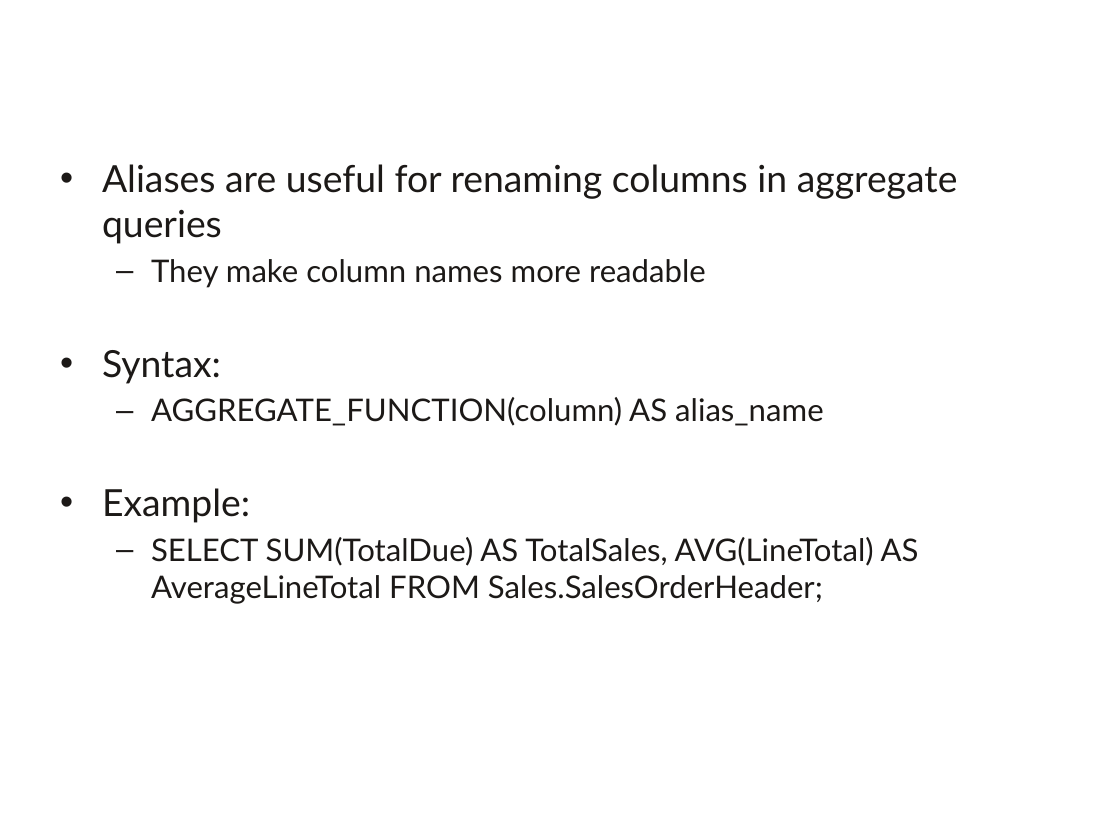
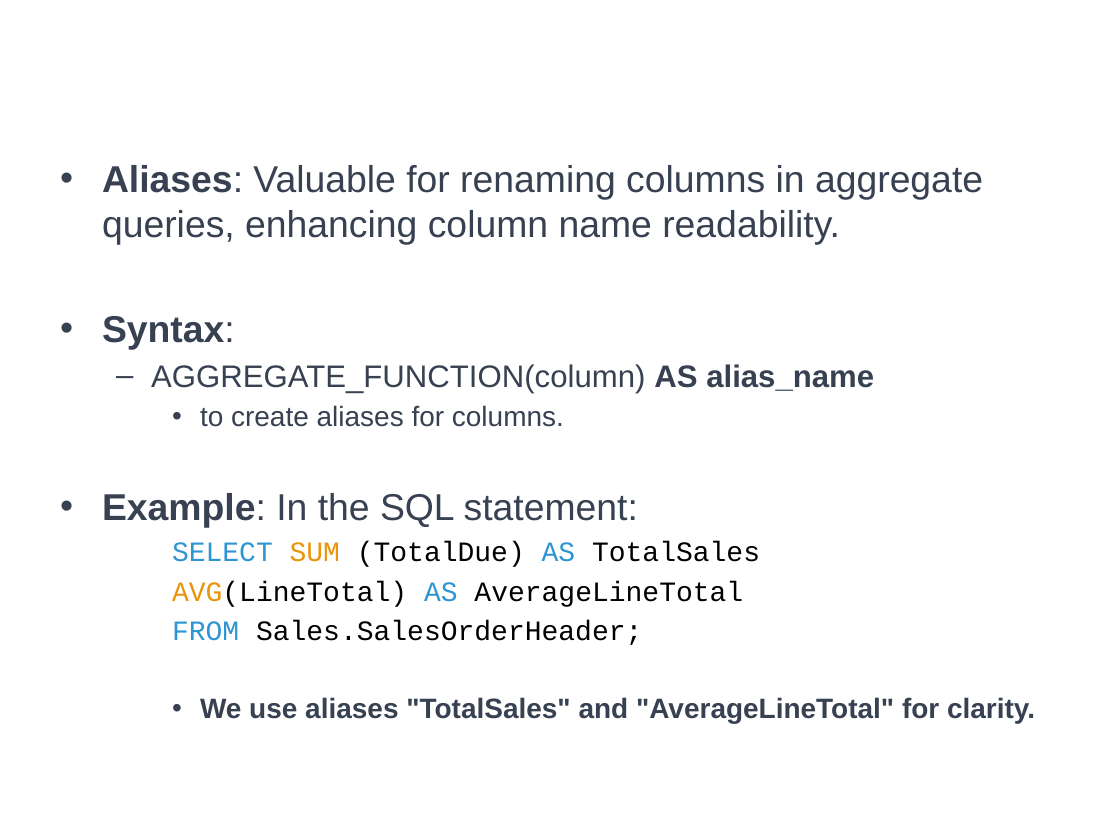
Before and after one commit to a099954/ABC-Program, a slide deck: slide 8 of SQL/Day 3 Aggregates/Aggregates.pptx (slide 7 before the commit). Drawn at 1120x840 pixels with LibreOffice and Linux fonts; fonts in the diff are those of the drawing; background and template pictures are left out. Boxes give left, top, right and bottom in pixels: in the first picture for what was removed or moved away, otherwise in the second. Text is boxed around its words. In the diff, an @@ line names an element or a change of style, - is before the commit and + after.

```diff
--- a/SQL/Day 3 Aggregates/Aggregates.pptx
+++ b/SQL/Day 3 Aggregates/Aggregates.pptx
@@ text at box(102, 165, 983, 245): text changed; font Lato to Arial; text colour #1C1917 to #374151 @@
-• Aliases are useful for renaming columns in aggregate queries
-  – They make column names more readable
+• Aliases: Valuable for renaming columns in aggregate queries, enhancing column name readability.
@@ text at box(102, 316, 874, 393): font Lato to Arial, text colour #1C1917 to #374151 in "Syntax:", "AGGREGATE_FUNCTION(column) AS alias_name"; bold on in "Syntax:", "AS alias_name" @@
@@ text at box(102, 405, 1035, 723): text changed; size 20 to 18 pt; font Lato to Arial; text colour #1C1917 to #374151 @@
-• Example:
-  – SELECT SUM(TotalDue) AS TotalSales, AVG(LineTotal) AS AverageLineTotal FROM Sales.SalesOrderHeader;
+    • to create aliases for columns.
+• Example: In the SQL statement:
+    SELECT SUM (TotalDue) AS TotalSales,
+    AVG(LineTotal) AS AverageLineTotal
+    FROM Sales.SalesOrderHeader;
+    • We use aliases "TotalSales" and "AverageLineTotal" for clarity.
```
Also in this commit, not shown: 19 other slides changed, 3 slides added, 16 other files.
